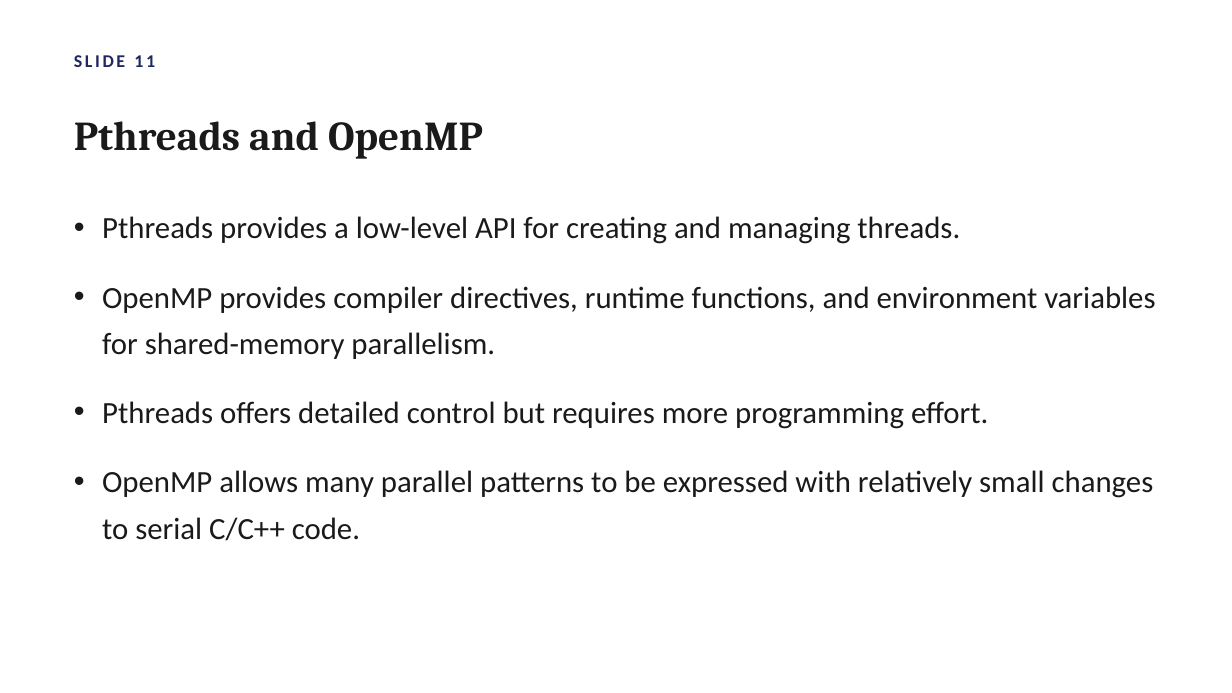
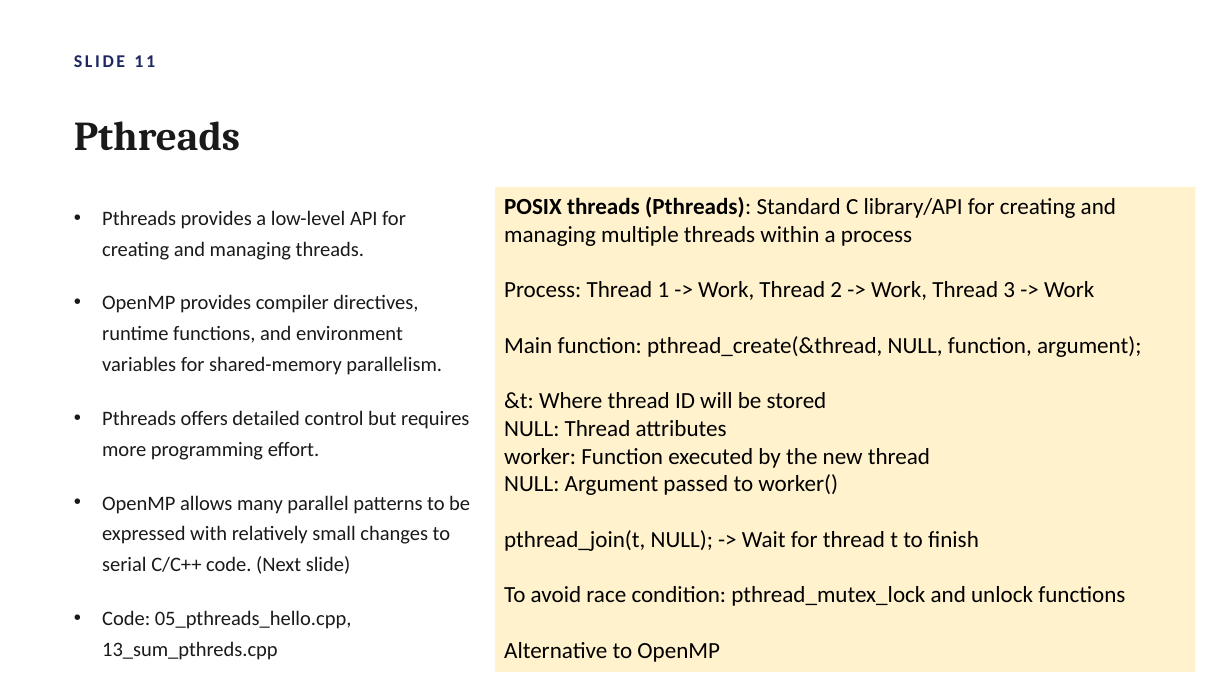
Before and after one commit to atulkahatecdac/parallel-cpp, a slide deck: slide 18 of Parallel_Programming_Cpp.pptx (slide 14 before the commit). Drawn at 1232x693 pixels with LibreOffice and Linux fonts; fonts in the diff are those of the drawing. Boxes give left, top, right and bottom in pixels: in the first picture for what was removed or moved away, otherwise in the second. Text is boxed around its words. In the diff, an @@ line names an element or a change of style, - is before the commit and + after.

```diff
--- a/Parallel_Programming_Cpp.pptx
+++ b/Parallel_Programming_Cpp.pptx
@@ text at (74, 121, 240, 151): text changed @@
-Pthreads and OpenMP
+Pthreads
@@ rectangle added at (495, 187, 1196, 672), fill #FFF2CC, 18 pt, text #000000 @@
+POSIX threads (Pthreads): Standard C library/API for creating and managing multiple threads within a process
+Process: Thread 1 -> Work, Thread 2 -> Work, Thread 3 -> Work
+Main function: pthread_create(&thread, NULL, function, argument);
+&t: Where thread ID will be stored
+NULL: Thread attributes
+worker: Function executed by the new thread
+NULL: Argument passed to worker()
+pthread_join(t, NULL); -> Wait for thread t to finish
+To avoid race condition: pthread_mutex_lock and unlock functions
+Alternative to OpenMP
@@ text at (102, 210, 469, 460): size 24 to 16 pt in "Pthreads provides a low-level API for creating ...", "OpenMP provides compiler directives, runtime functions, and ...", "Pthreads offers detailed control but requires more ..." @@
@@ text at (102, 495, 470, 660): text changed; size 24 to 16 pt @@
-• OpenMP allows many parallel patterns to be expressed with relatively small changes to serial C/C++ code.
+• OpenMP allows many parallel patterns to be expressed with relatively small changes to serial C/C++ code. (Next slide)
+• Code: 05_pthreads_hello.cpp, 13_sum_pthreds.cpp
```
Also in this commit, not shown: 10 other slides changed, 8 slides added.
